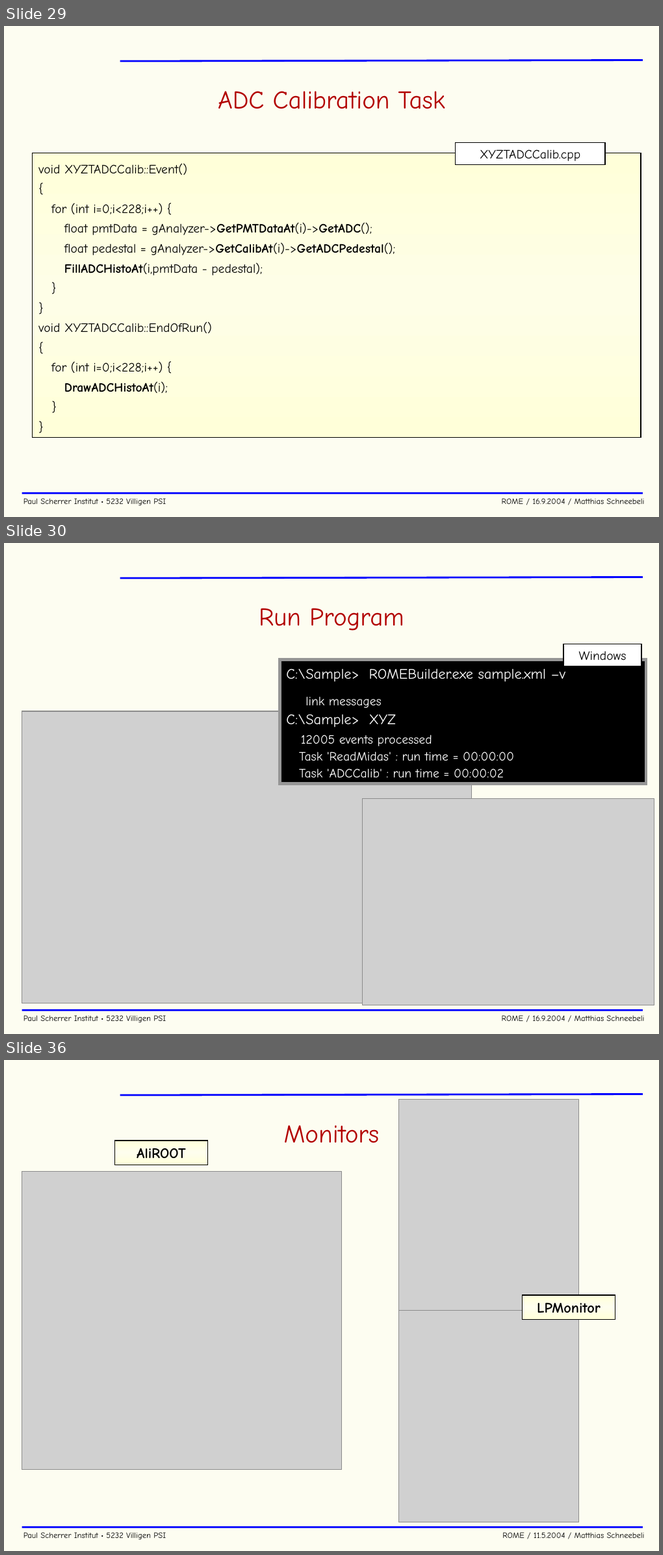
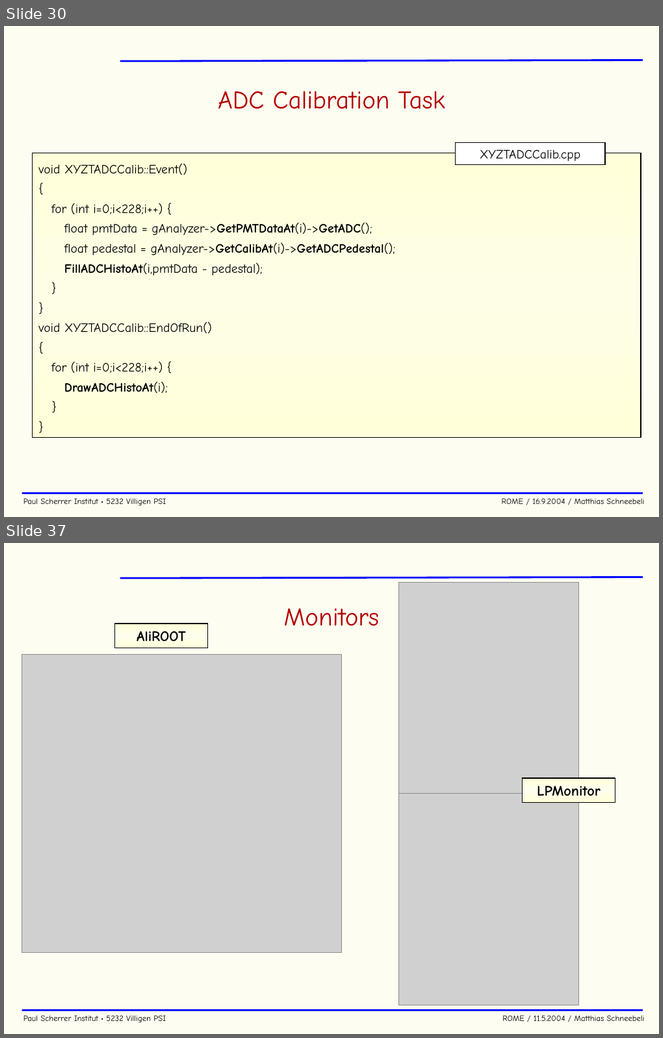
Before and after one commit to cjpl/rome, a slide deck: documentation/ROME.ppt. Shown one above the other, each under a label of ours: slides 29, 30 and 36 before the commit, slides 30 and 37 after it; the slides between them are not shown. The pictures are 663x1555 and 663x1038 pixels, drawn with LibreOffice and Linux fonts; fonts in the diff are those of the drawing; grey boxes stand for pictures; background and template pictures are left out. Boxes give left, top, right and bottom in pixels: in the first picture for what was removed or moved away, otherwise in the second. Text is boxed around its words. In the diff, an @@ line names an element or a change of style, - is before the commit and + after.

```diff
--- a/documentation/ROME.ppt
+++ b/documentation/ROME.ppt
@@ slide 30 removed at <box>4,543,659,1034</box>, background #FDFDF1; not listed: 3 template elements that a slide beside it also shows @@
@@ title removed at <box>259,608,404,631</box> @@
-Run Program
@@ rectangle removed at <box>280,659,646,783</box> @@
-C:\Sample> ROMEBuilder.exe sample.xml –v
-link messages
-C:\Sample> XYZ
-12005 events processed
-Task 'ReadMidas' : run time = 00:00:00
-Task 'ADCCalib' : run time = 00:00:02
@@ rectangle removed at <box>564,644,642,667</box> @@
-Windows
@@ picture removed at <box>22,711,471,1004</box> @@
@@ picture removed at <box>362,799,655,1006</box> @@
@@ what was slide 29 is now slide 30 @@
@@ what was slide 36 is now slide 37 @@
```
Also in this commit, not shown: 17 slides changed, 3 slides added, 3 other files.
